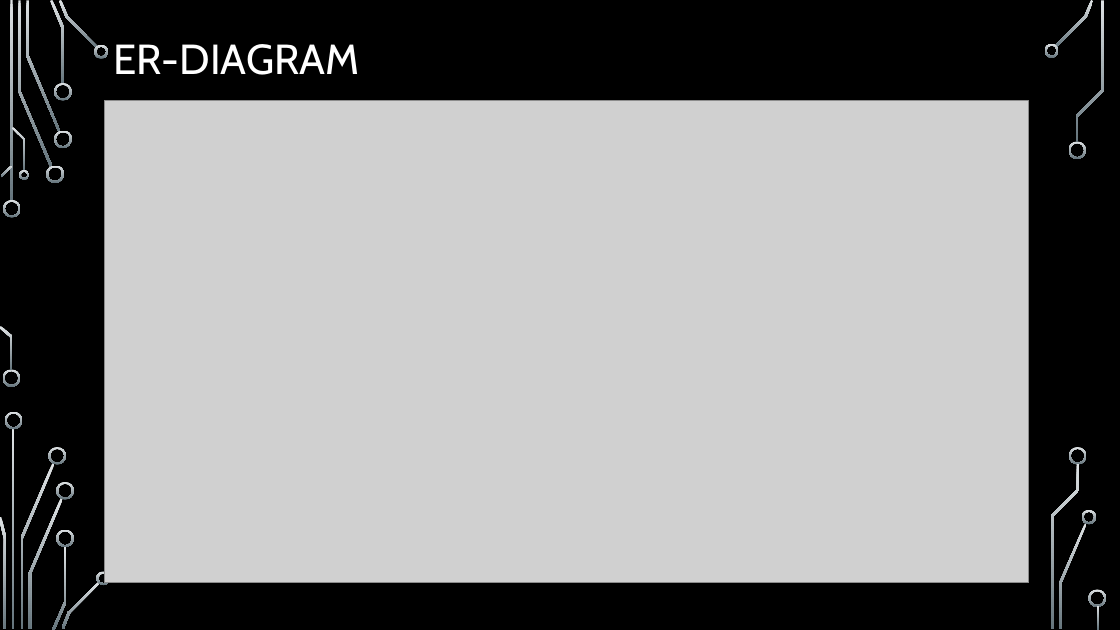
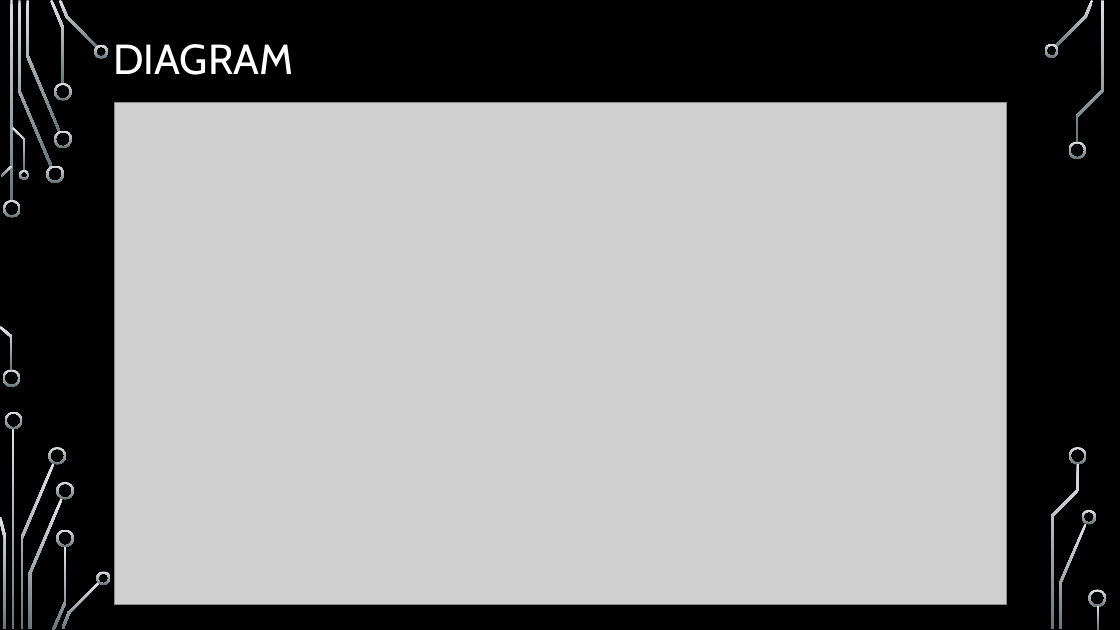
Before and after one commit to KunalDig/E-CartProjectFiles, a slide deck: slide 9 of E-commerce Cart System.pptx (slide 8 before the commit). Drawn at 1120x630 pixels with LibreOffice and Linux fonts; fonts in the diff are those of the drawing; grey boxes stand for pictures; background and template pictures are left out. Boxes give left, top, right and bottom in pixels: in the first picture for what was removed or moved away, otherwise in the second. Text is boxed around its words. In the diff, an @@ line names an element or a change of style, - is before the commit and + after.

```diff
--- a/E-commerce Cart System.pptx
+++ b/E-commerce Cart System.pptx
@@ title at [113,44,293,75]: text changed @@
-ER-DIAGRAM
+DIAGRAM
@@ picture: place and size @@
-picture at [105,101,1029,583]
+picture at [114,103,1007,605]
```
Also in this commit, not shown: 2 other slides changed, 1 slide added.
